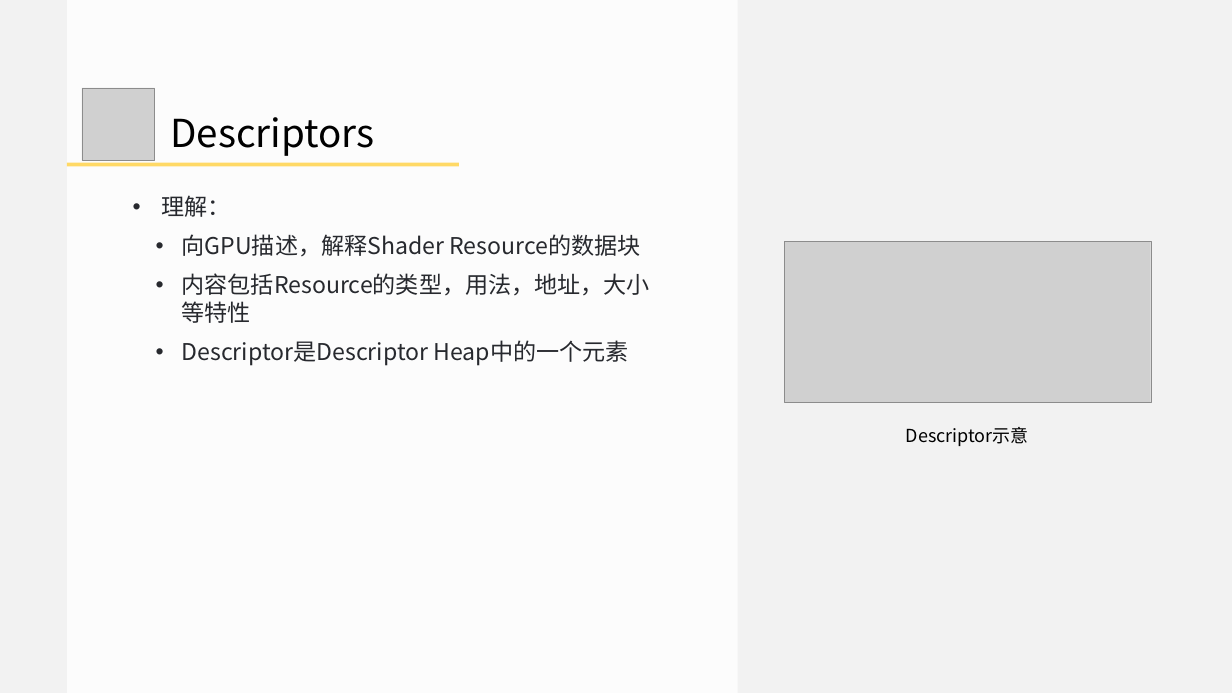
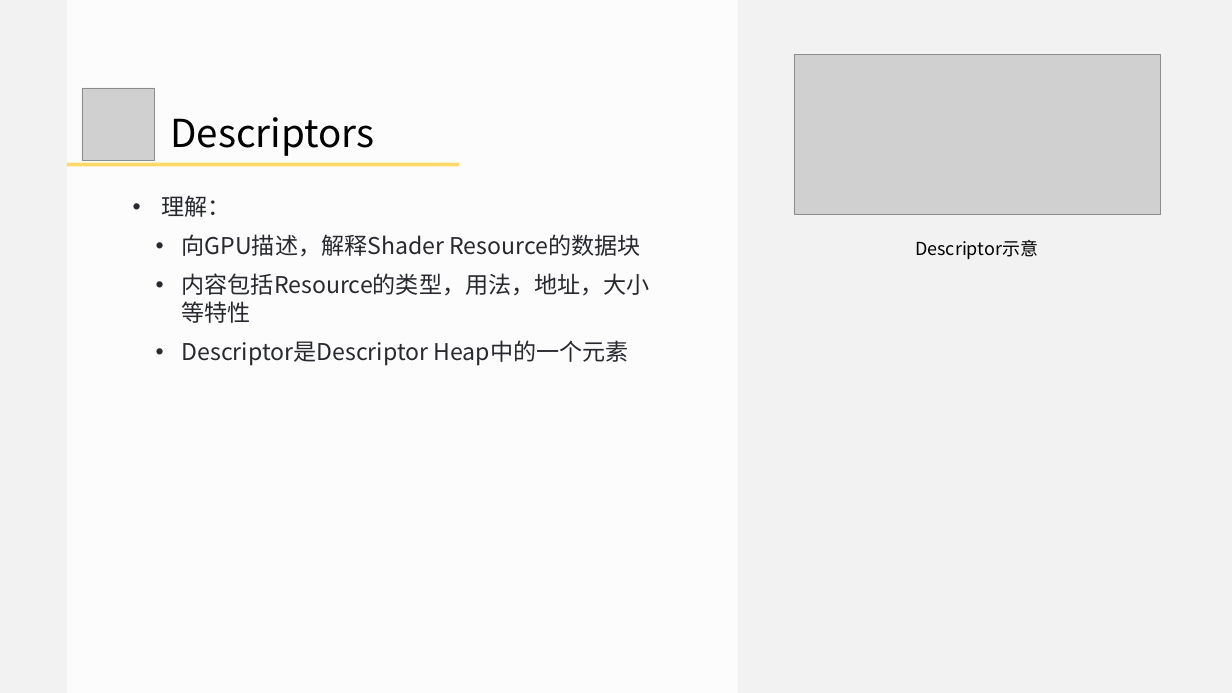
Before and after one commit to doomlover/KSGameEngineTutorials, a slide deck: slide 19 of PPTs/05.深入DX12绘制二.pptx. Drawn at 1232x693 pixels with LibreOffice and Linux fonts; fonts in the diff are those of the drawing; grey boxes stand for pictures. Boxes give left, top, right and bottom in pixels: in the first picture for what was removed or moved away, otherwise in the second. Text is boxed around its words. In the diff, an @@ line names an element or a change of style, - is before the commit and + after.

```diff
--- a/PPTs/05.深入DX12绘制二.pptx
+++ b/PPTs/05.深入DX12绘制二.pptx
@@ picture: place and size @@
-picture at <box>784,241,1151,401</box>
+picture at <box>794,54,1160,214</box>
@@ text "Descriptor示意": place and size @@
-text "Descriptor示意" at <box>906,427,1029,446</box>
+text "Descriptor示意" at <box>915,240,1038,259</box>
```
Also in this commit, not shown: 5 other slides changed, 1 slide added.
